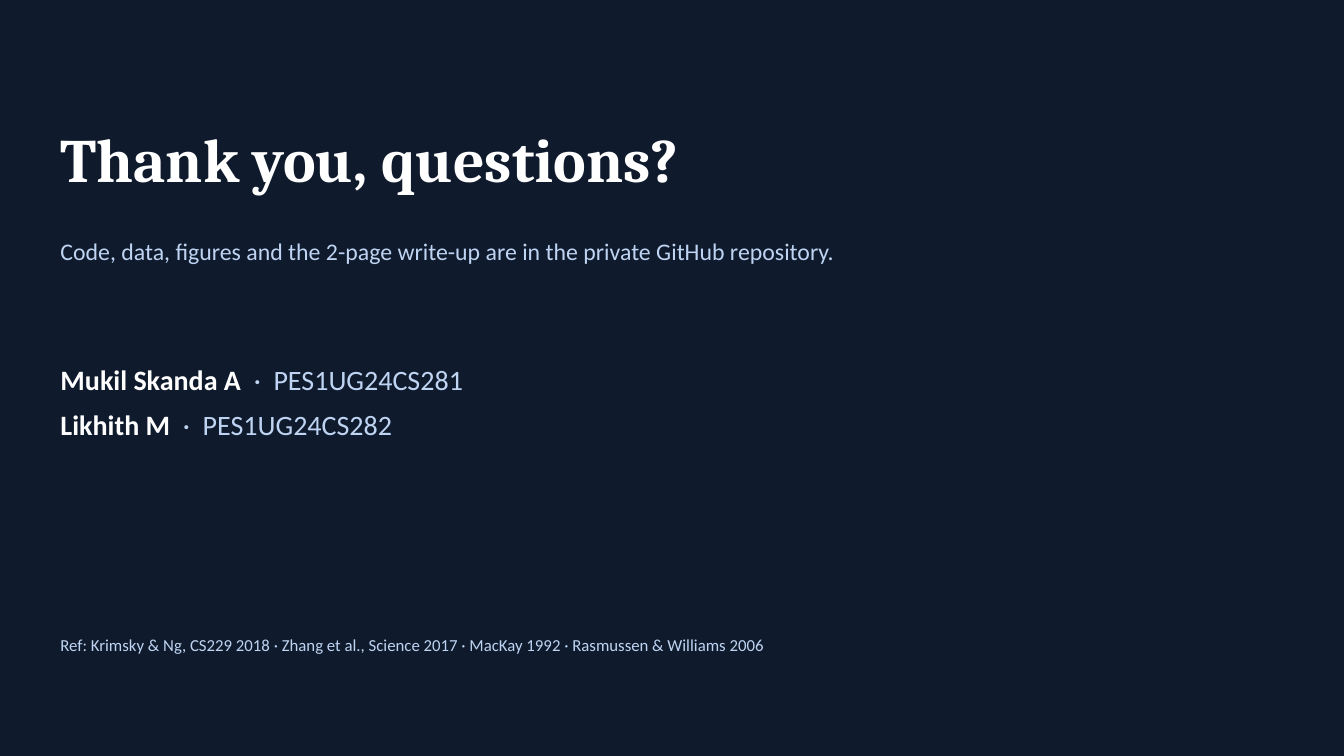
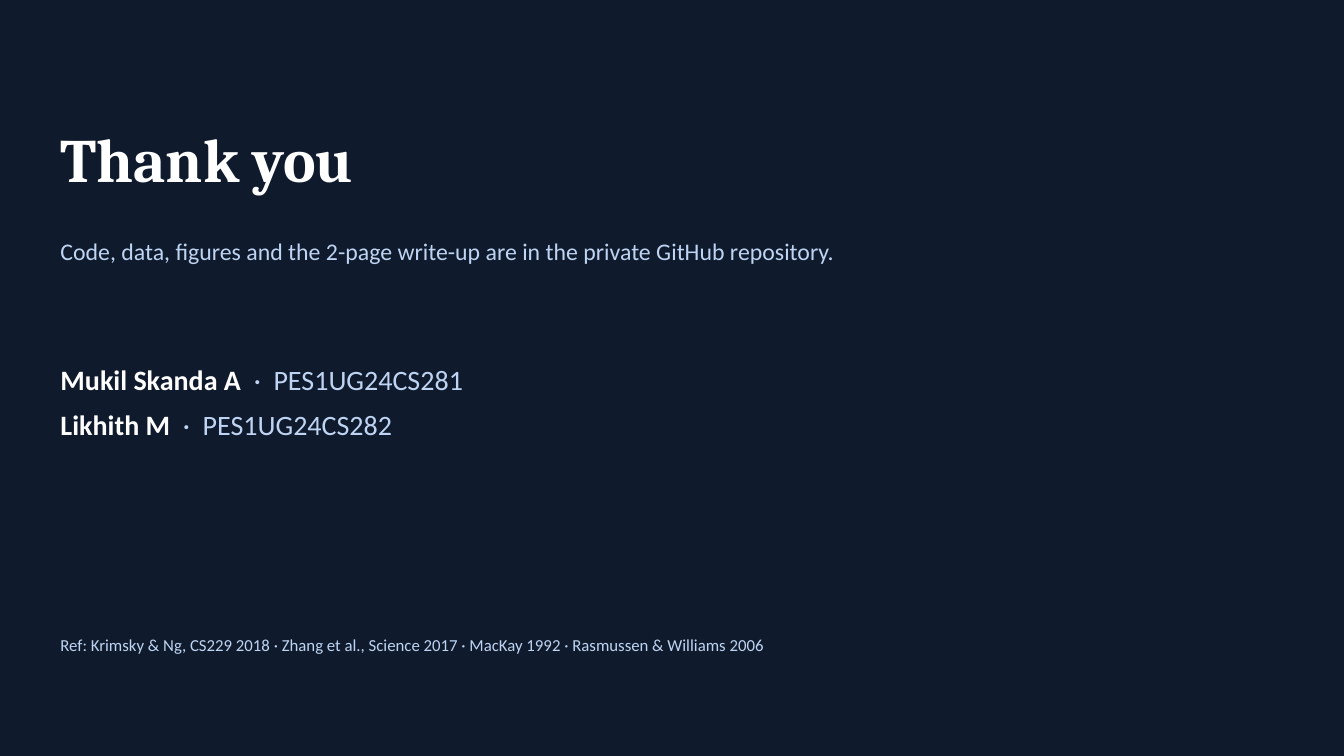
Before and after one commit to Mukilskanda/Predicting-Metabolic-Cost-During-Human-in-the-Loop-Optimisation, a slide deck: slide 13 of docs/MetaCost_Presentation.pptx. Drawn at 1344x756 pixels with LibreOffice and Linux fonts; fonts in the diff are those of the drawing. Boxes give left, top, right and bottom in pixels: in the first picture for what was removed or moved away, otherwise in the second. Text is boxed around its words. In the diff, an @@ line names an element or a change of style, - is before the commit and + after.

Commit message:
Final slide: Thank you

```diff
--- a/docs/MetaCost_Presentation.pptx
+++ b/docs/MetaCost_Presentation.pptx
@@ text at [60,139,354,196]: text changed @@
-Thank you, questions?
+Thank you
```
Also in this commit, not shown: 2 slides removed, 1 other file.
